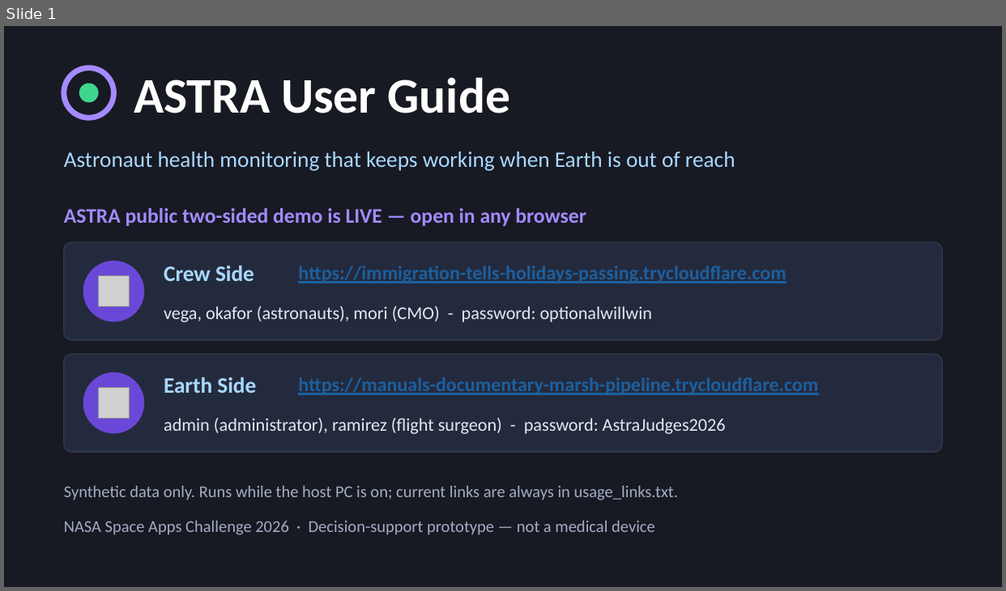
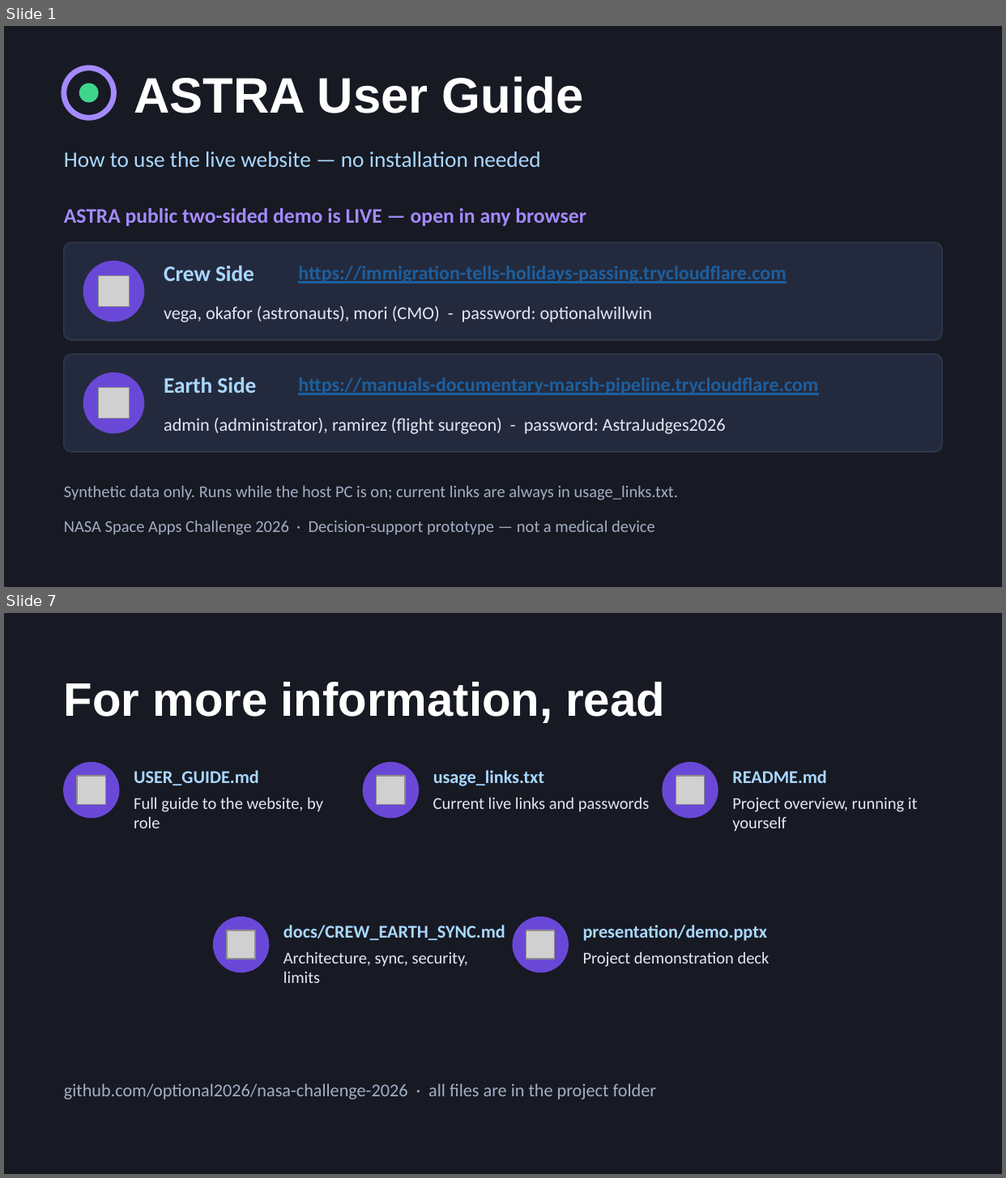
Before and after one commit to optional2026/nasa-challenge-2026, a slide deck: presentation/ASTRA_User_Guide.pptx. Shown one above the other, each under a label of ours: slide 1 before the commit, slides 1 and 7 after it; the slides between them are not shown. The pictures are 1006x591 and 1006x1178 pixels, drawn with LibreOffice and Linux fonts; fonts in the diff are those of the drawing; grey boxes stand for pictures. Boxes give left, top, right and bottom in pixels: in the first picture for what was removed or moved away, otherwise in the second. Text is boxed around its words. In the diff, an @@ line names an element or a change of style, - is before the commit and + after.

```diff
--- a/presentation/ASTRA_User_Guide.pptx
+++ b/presentation/ASTRA_User_Guide.pptx
@@ slide 7 added at [4,613,1002,1174], background #171923 @@
@@ text added at [64,682,665,723], 34 pt, text #FFFFFF, bold @@
+For more information, read
@@ ellipse added at [64,763,119,818], fill #6A48D7, outline #6A48D7 1 pt @@
@@ picture added at [77,776,106,805] @@
@@ text added at [134,770,259,786], 13 pt, text #A8D8FF, bold @@
+USER_GUIDE.md
@@ ellipse added at [364,763,418,818], fill #6A48D7, outline #6A48D7 1 pt @@
@@ picture added at [377,776,405,805] @@
@@ text added at [433,770,544,786], 13 pt, text #A8D8FF, bold @@
+usage_links.txt
@@ ellipse added at [663,763,718,818], fill #6A48D7, outline #6A48D7 1 pt @@
@@ picture added at [675,776,705,805] @@
@@ text added at [732,770,827,783], 13 pt, text #A8D8FF, bold @@
+README.md
@@ text added at [134,797,323,828], 12 pt, text #E3E7F2 @@
+Full guide to the website, by role
@@ text added at [433,797,649,812], 12 pt, text #E3E7F2 @@
+Current live links and passwords
@@ text added at [732,798,918,832], 12 pt, text #E3E7F2 @@
+Project overview, running it yourself
@@ ellipse added at [214,918,268,973], fill #6A48D7, outline #6A48D7 1 pt @@
@@ text added at [283,925,505,940], 13 pt, text #A8D8FF, bold @@
+docs/CREW_EARTH_SYNC.md
@@ ellipse added at [513,918,568,973], fill #6A48D7, outline #6A48D7 1 pt @@
@@ text added at [583,925,768,941], 13 pt, text #A8D8FF, bold @@
+presentation/demo.pptx
@@ picture added at [227,931,255,960] @@
@@ text added at [283,952,468,983], 12 pt, text #E3E7F2 @@
+Architecture, sync, security, limits
@@ picture added at [526,931,555,960] @@
@@ text added at [583,952,769,967], 12 pt, text #E3E7F2 @@
+Project demonstration deck
@@ text added at [64,1084,656,1100], 13 pt, text #A3AEC3 @@
+github.com/optional2026/nasa-challenge-2026 · all files are in the project folder
@@ slide 1 changed as well @@
@@ text "ASTRA User Guide" at [134,76,583,113]: font Calibri to Arial @@
@@ text at [64,152,541,167]: text changed @@
-Astronaut health monitoring that keeps working when Earth is out of reach
+How to use the live website — no installation needed
```
Also in this commit, not shown: 1 other slide changed, 4 other slides added, 5 slides removed, 1 other file.
